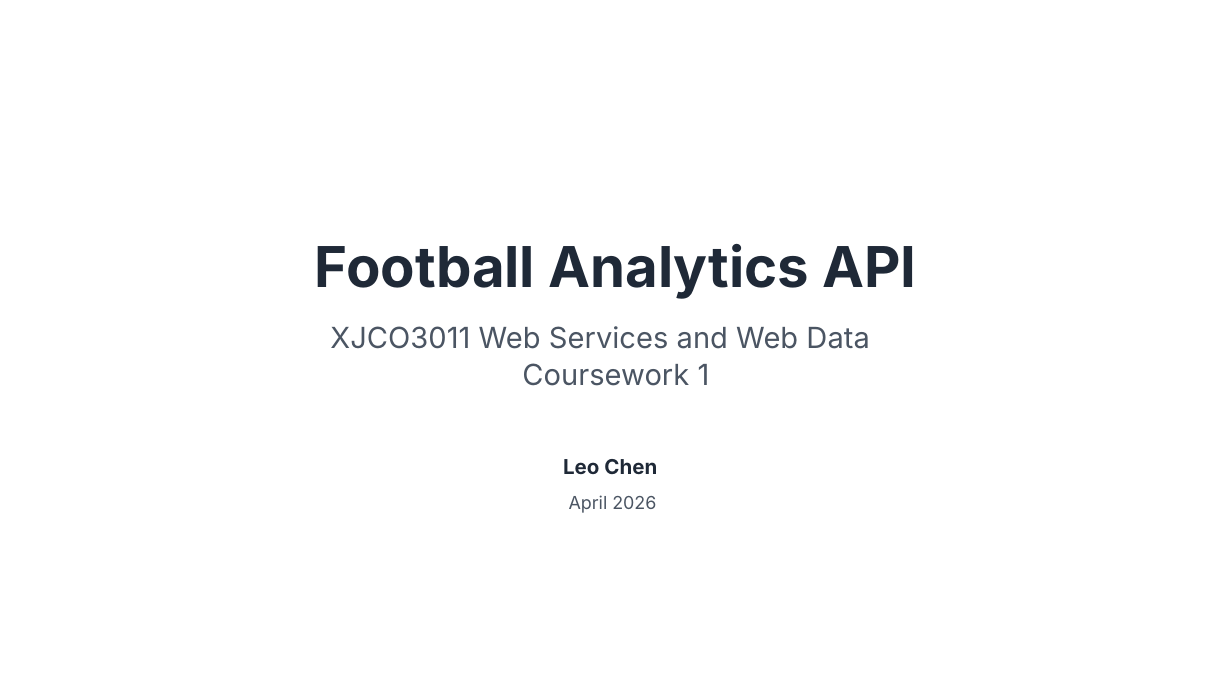
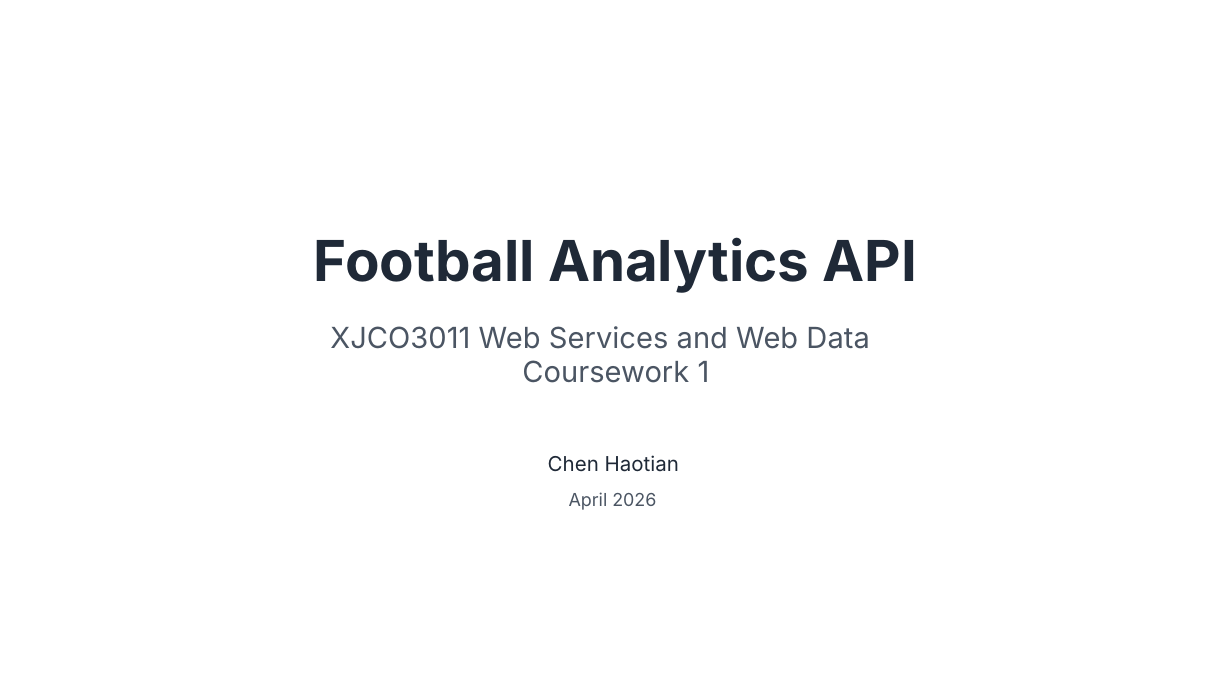
Before and after one commit to Leo-Chen-cs/Web-services-and-web-data-cw1, a slide deck: slide 1 of docs/Football_Analytics_API_-_Technical_Presentation.pptx. Drawn at 1232x693 pixels with LibreOffice and Linux fonts; fonts in the diff are those of the drawing; background and template pictures are left out. Boxes give left, top, right and bottom in pixels: in the first picture for what was removed or moved away, otherwise in the second. Text is boxed around its words. In the diff, an @@ line names an element or a change of style, - is before the commit and + after.

```diff
--- a/docs/Football_Analytics_API_-_Technical_Presentation.pptx
+++ b/docs/Football_Analytics_API_-_Technical_Presentation.pptx
@@ text "Football Analytics API" at (314, 237, 917, 293): size 32.9 to 33 pt; line spacing 43pt to 1 @@
@@ text "XJCO3011 Web Services and Web ..." at (330, 326, 869, 383): line spacing 22pt to 1 @@
@@ text at (548, 455, 679, 472): text changed; size 11.9 to 12 pt; bold off @@
-Leo Chen
+Chen Haotian
@@ text "April 2026" at (569, 492, 656, 510): line spacing 14pt to 1 @@
```
Also in this commit, not shown: 7 other slides changed, 4 slides added, 1 slide removed, 3 other files.
